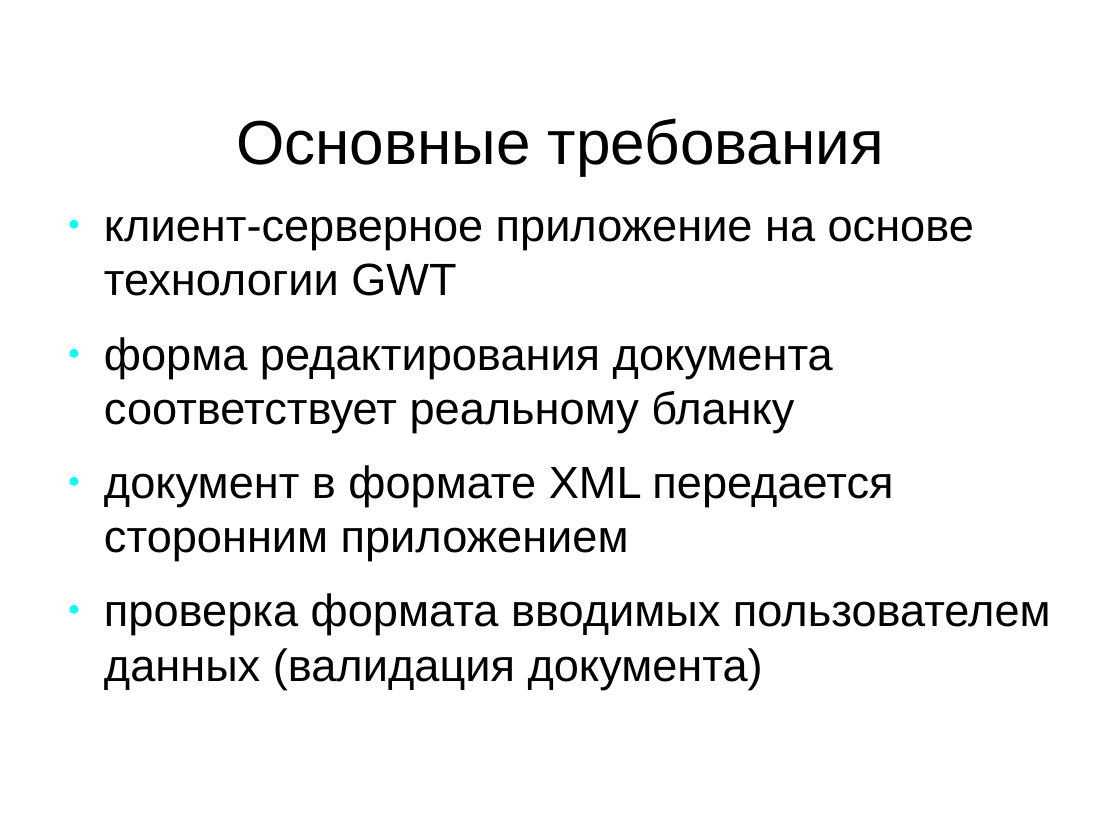
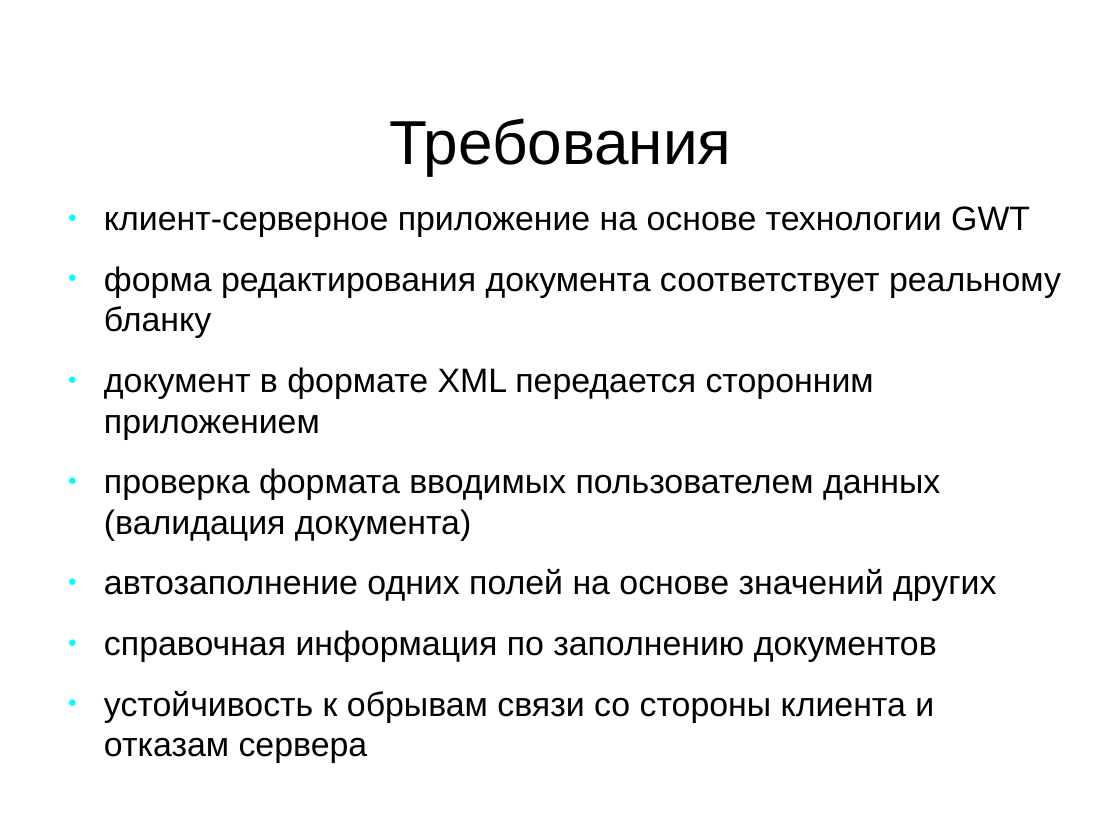
Before and after one commit to aeremenok/a-team-777, a slide deck: slide 3 of diploma/eav/diploma/demo.odp (slide 4 before the commit). Drawn at 1120x840 pixels with LibreOffice and Linux fonts; fonts in the diff are those of the drawing. Boxes give left, top, right and bottom in pixels: in the first picture for what was removed or moved away, otherwise in the second. Text is boxed around its words. In the diff, an @@ line names an element or a change of style, - is before the commit and + after.

Commit message:
ДИПЛОМ требования в презентации

```diff
--- a/diploma/eav/diploma/demo.odp
+++ b/diploma/eav/diploma/demo.odp
@@ title at box(389, 118, 731, 175): text changed @@
-Основные требования
+Требования
@@ text at box(104, 206, 1061, 541): size 32 to 24 pt in "клиент-серверное приложение на основе технологии GWT", "форма редактирования документа соответствует реальному бланк ...", "документ в формате XML передается сторонним приложением", "проверка формата вводимых пользователем данных (валидация до ..." @@
@@ text at box(104, 569, 996, 763): paragraphs added @@
+● автозаполнение одних полей на основе значений других
+● справочная информация по заполнению документов
+● устойчивость к обрывам связи со стороны клиента и отказам сервера
```
Also in this commit, not shown: 1 other slide changed, 2 slides removed, 1 other file.
